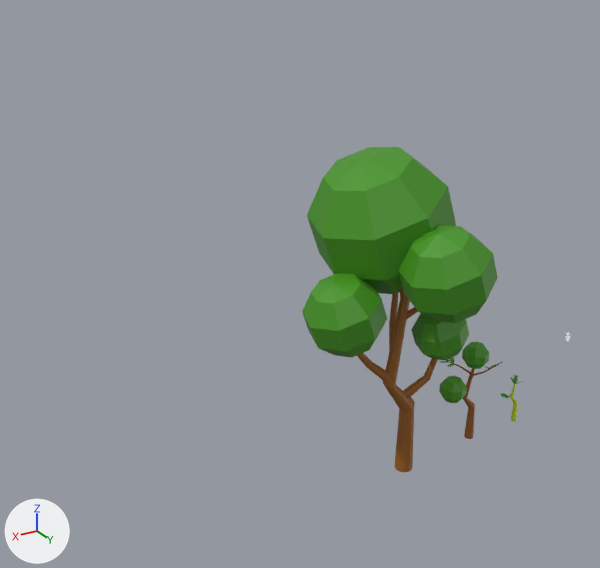
What one commit did to the Blender file BlendFiles/oak.blend.
One viewpoint serves both versions: a 50 mm lens placed at (60.2, 65.1, 58.6), pointed at (19.7, -2.4, 24.9). The axes (+X, +Y, +Z) are drawn at lower left. The lights are the same throughout.

The older version as bpy lines, for what is in view:
```python
me_cylinder_002 = bpy.data.meshes.new('Cylinder.002')
me_cylinder_002.from_pydata(...)  # 608 vertices, 932 faces; spans x -2.6..9.3, y -5.5..5.8, z -0.4..23.3
# faces by material slot: [817, 115]
me_cylinder_002.materials.append(mat_leaves)  # green #46961c
me_cylinder_002.materials.append(mat_wood)  # brown #9b5e1e
me_cylinder_012 = bpy.data.meshes.new('Cylinder.012')
me_cylinder_012.from_pydata(...)  # 364 vertices, 336 faces; spans x -6.0..11.9, y -11.1..9.2, z -1.0..34.0
# faces by material slot: [176, 160]
me_cylinder_012.materials.append(mat_wood)  # brown #9b5e1e
me_cylinder_012.materials.append(mat_leaves)  # green #46961c
ob_oakstage2 = bpy.data.objects.new('OakStage2', me_cylinder_002)
ob_oakstage2.location = (-3.6, 0.0, 0.0)
ob_oakstage2.scale = (0.58, 0.58, 0.58)
ob_oakstage3 = bpy.data.objects.new('OakStage3', me_cylinder_012)
ob_oakstage3.location = (6.6, 0.0, 0.0)
ob_oakstage3.scale = (1.09, 1.09, 1.09)
```
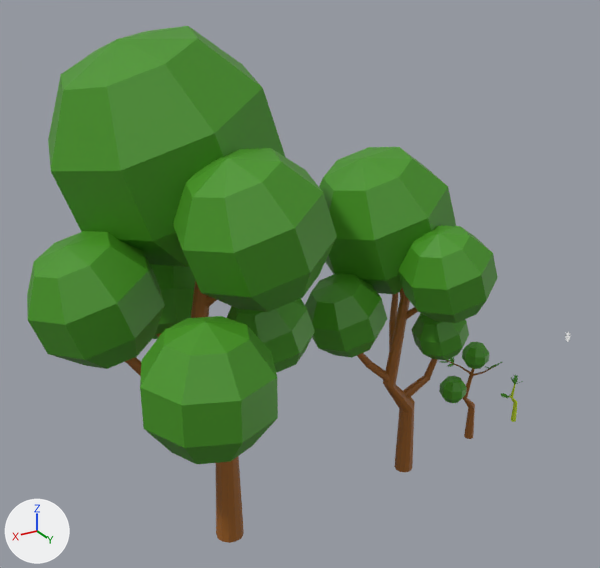
Commit message: Added Oak Stage 4

What changed in the scene script:
```text
Add me_cylinder_013:
    me_cylinder_013.from_pydata(...)  # 576 vertices, 520 faces; spans x -6.0..11.9, y -11.1..12.7, z -1.0..34.0
    # faces by material slot: [280, 240]
    me_cylinder_013.materials.append(mat_wood)  # brown #9b5e1e
    me_cylinder_013.materials.append(mat_leaves)  # green #46961c
Add ob_oakstage4:
    ob_oakstage4 = bpy.data.objects.new('OakStage4', me_cylinder_013)
    ob_oakstage4.location = (29.8, -0.1, 0.3)
    ob_oakstage4.scale = (1.47, 1.47, 1.47)
```

Changed parts and their boxes [x1, y1, x2, y2] in the pictures (600 x 568 px):
'OakStage4', added (green)
    after: [27, 26, 337, 543]
    faces in mat_leaves (green #46961c): [27, 26, 337, 464]
    faces in mat_wood (brown #9b5e1e): [125, 280, 244, 543]
